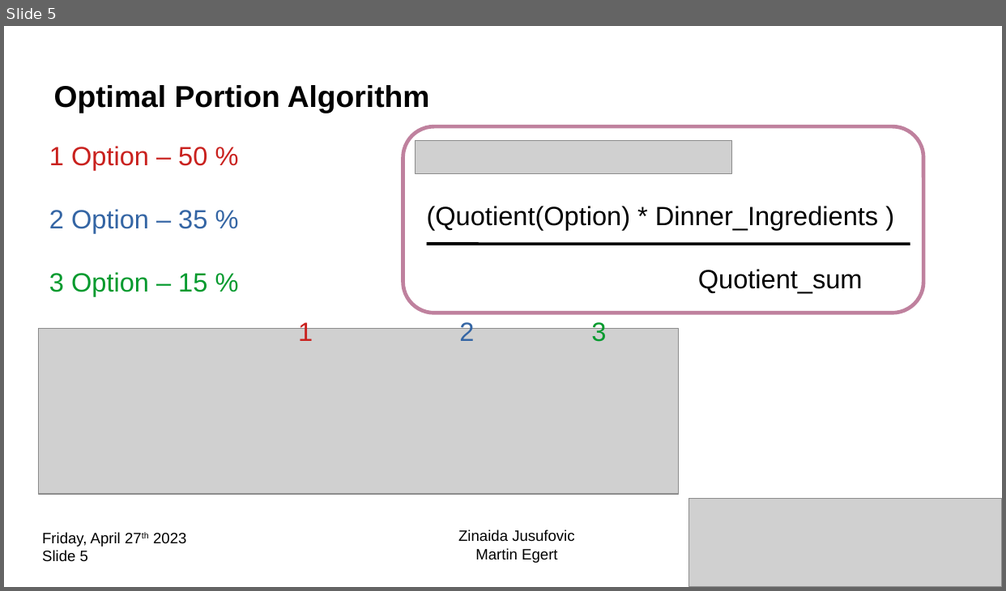
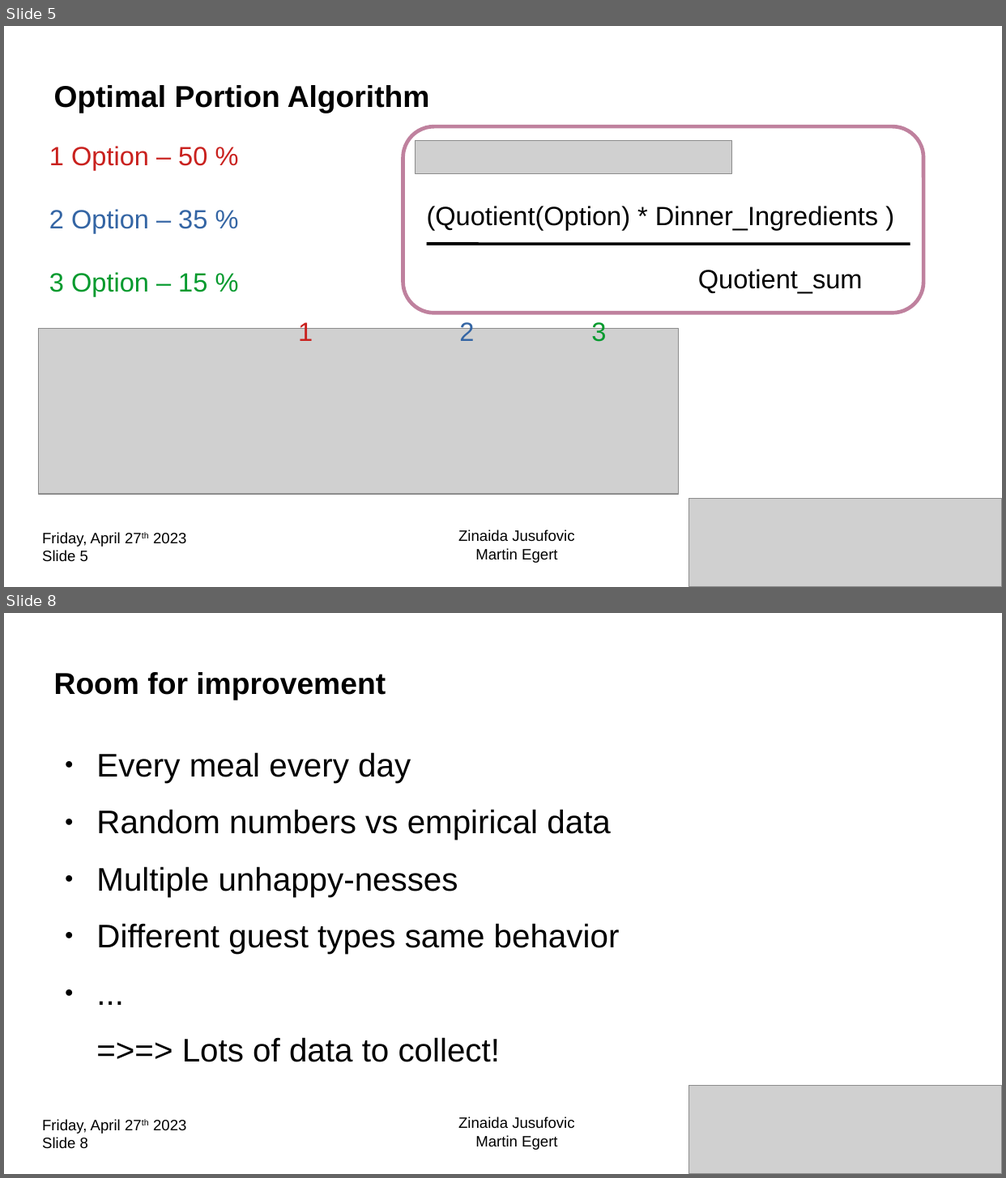
Before and after one commit to CodecoolGlobal/ehotel-buffet-java-zenais, a slide deck: presentation/20230413_EHotelBuffet.odp. Shown one above the other, each under a label of ours: slide 5 before the commit, slides 5 and 8 after it; the slides between them are not shown. The pictures are 1006x591 and 1006x1178 pixels, drawn with LibreOffice and Linux fonts; fonts in the diff are those of the drawing; grey boxes stand for pictures. Boxes give left, top, right and bottom in pixels: in the first picture for what was removed or moved away, otherwise in the second. Text is boxed around its words. In the diff, an @@ line names an element or a change of style, - is before the commit and + after.

```diff
--- a/presentation/20230413_EHotelBuffet.odp
+++ b/presentation/20230413_EHotelBuffet.odp
@@ slide 8 added at (4,613,1002,1174), background #FFFFFF @@
@@ title added at (54,672,386,700), 24 pt, text #000000, bold @@
+Room for improvement
@@ text added at (96,752,620,1063), 26 pt, text #000000 @@
+● Every meal every day
+● Random numbers vs empirical data
+● Multiple unhappy-nesses
+● Different guest types same behavior
+● ...
+=>=> Lots of data to collect!
@@ picture added at (689,1086,1002,1174) @@
@@ text added at (42,1119,186,1149), 12 pt, text #000000 @@
+Friday, April 27th 2023
+Slide 8
@@ text added at (458,1117,574,1150), 12 pt, text #000000 @@
+Zinaida Jusufovic
+Martin Egert
```
Also in this commit, not shown: 1 slide changed, 3 other slides added.
